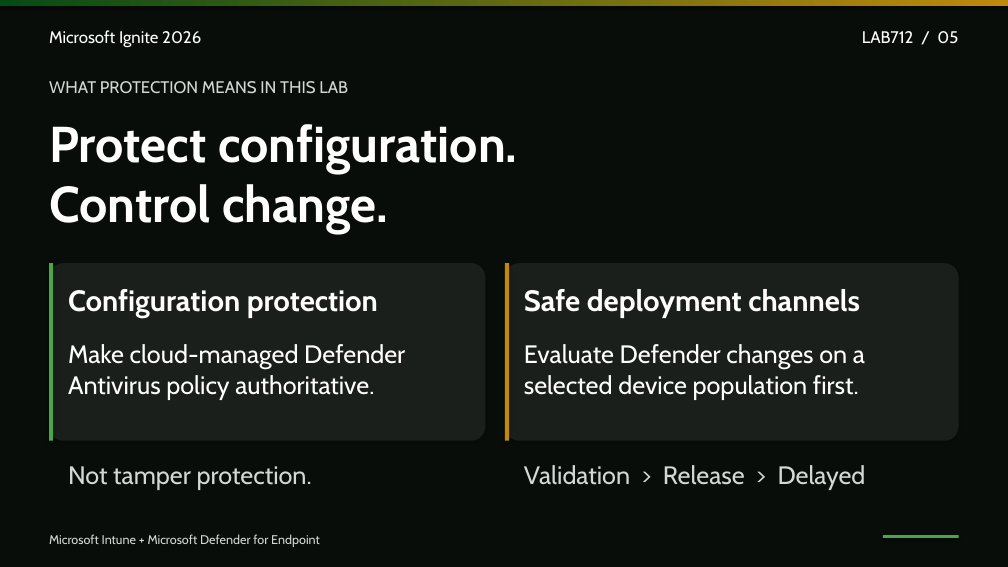
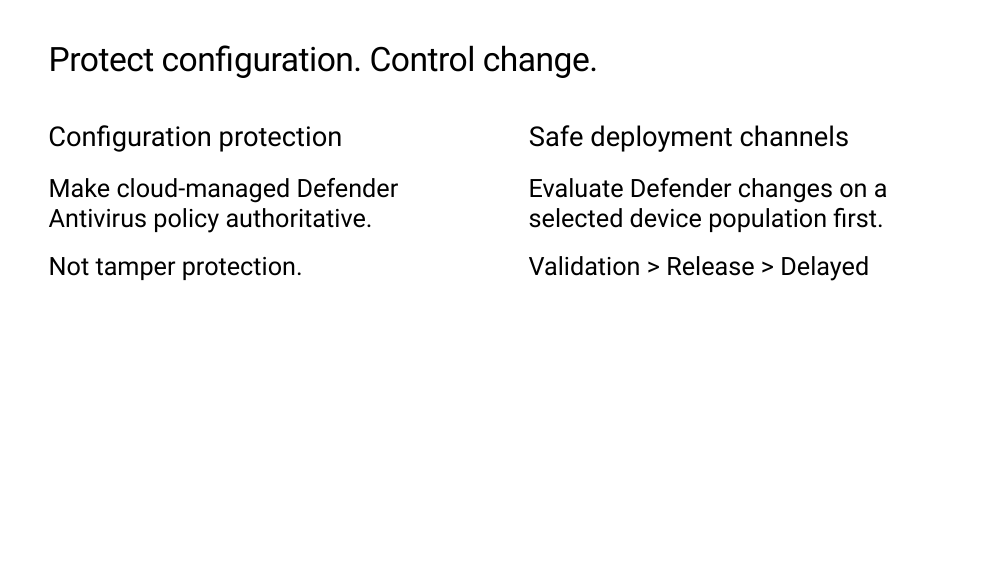
Before and after one commit to microsoft/ignite26-LAB712, a slide deck: slide 5 of docs/slides/LAB712-context-Ignite-2026.pptx. Drawn at 1008x567 pixels with LibreOffice and Linux fonts; fonts in the diff are those of the drawing; background and template pictures are left out. Boxes give left, top, right and bottom in pixels: in the first picture for what was removed or moved away, otherwise in the second. Text is boxed around its words. In the diff, an @@ line names an element or a change of style, - is before the commit and + after.

```diff
--- a/docs/slides/LAB712-context-Ignite-2026.pptx
+++ b/docs/slides/LAB712-context-Ignite-2026.pptx
@@ background #080D09 to #FFFFFF @@
@@ rectangle removed at (0, 0, 1008, 5) @@
@@ title at (49, 45, 598, 78): text changed; size 48 to 32 pt; font Cabin to Roboto; text colour #FFFFFF to #000000; bold off @@
-Protect configuration.
-Control change.
+Protect configuration. Control change.
@@ text removed at (49, 30, 201, 47) @@
-Microsoft Ignite 2026
@@ text removed at (862, 31, 958, 44) @@
-LAB712 / 05
@@ text removed at (49, 81, 348, 94) @@
-WHAT PROTECTION MEANS IN THIS LAB
@@ text "Configuration protection": place and size @@
-text "Configuration protection" at (68, 289, 378, 318)
+text "Configuration protection" at (48, 125, 343, 152)
@@ text "Configuration protection" at (48, 125, 343, 152): size 28 to 26 pt, font Cabin to Roboto, text colour #FFFFFF to #000000, bold off; more space between paragraphs @@
@@ text "Safe deployment channels" at (529, 125, 849, 152): size 28 to 26 pt, font Cabin to Roboto, text colour #FFFFFF to #000000, bold off; more space between paragraphs @@
@@ text "Safe deployment channels": place and size @@
-text "Safe deployment channels" at (524, 289, 860, 318)
+text "Safe deployment channels" at (529, 125, 849, 152)
@@ text at (49, 178, 399, 280): text changed; font Cabin to Roboto; text colour #FFFFFF to #000000 @@
-Make cloud-managed Defender
-Antivirus policy authoritative.
+Make cloud-managed Defender Antivirus policy authoritative.
+Not tamper protection.
@@ text at (529, 178, 888, 281): text changed; font Cabin to Roboto; text colour #FFFFFF to #000000 @@
-Evaluate Defender changes on a
-selected device population first.
+Evaluate Defender changes on a selected device population first.
+Validation > Release > Delayed
@@ rounded rectangle removed at (49, 263, 485, 441) @@
@@ rectangle removed at (49, 263, 54, 441) @@
@@ rounded rectangle removed at (505, 263, 959, 441) @@
@@ rectangle removed at (505, 263, 510, 441) @@
@@ text removed at (68, 466, 312, 490) @@
-Not tamper protection.
@@ text removed at (524, 465, 866, 490) @@
-Validation > Release > Delayed
@@ text removed at (49, 534, 320, 547) @@
-Microsoft Intune + Microsoft Defender for Endpoint
@@ rectangle removed at (883, 535, 959, 538) @@
```
Also in this commit, not shown: 6 other slides changed, 1 slide added, 1 slide removed, 2 other files.
